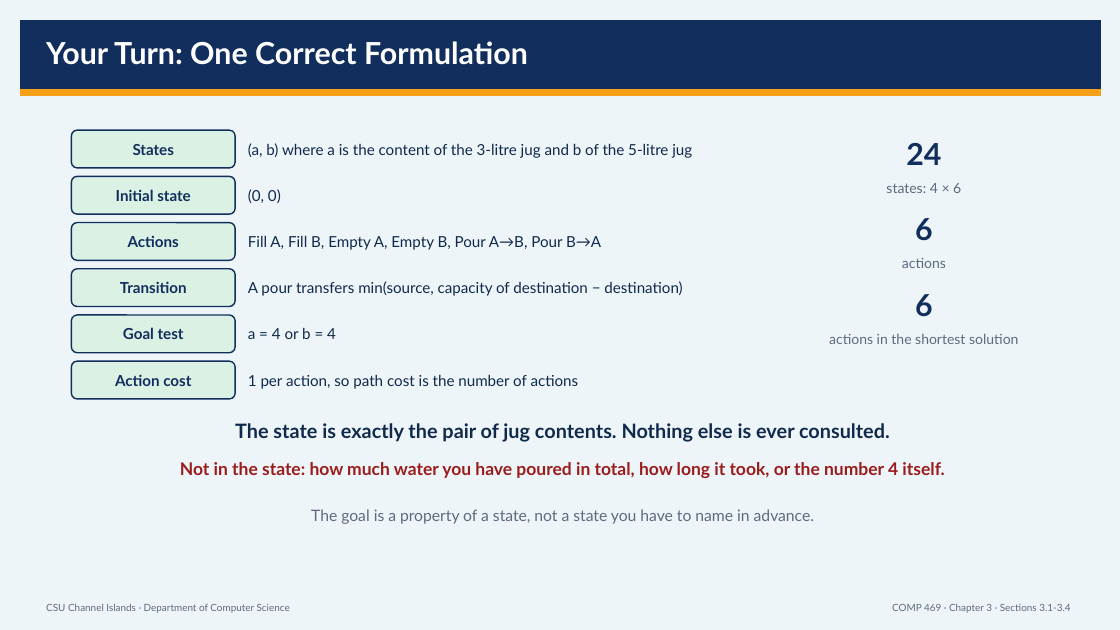
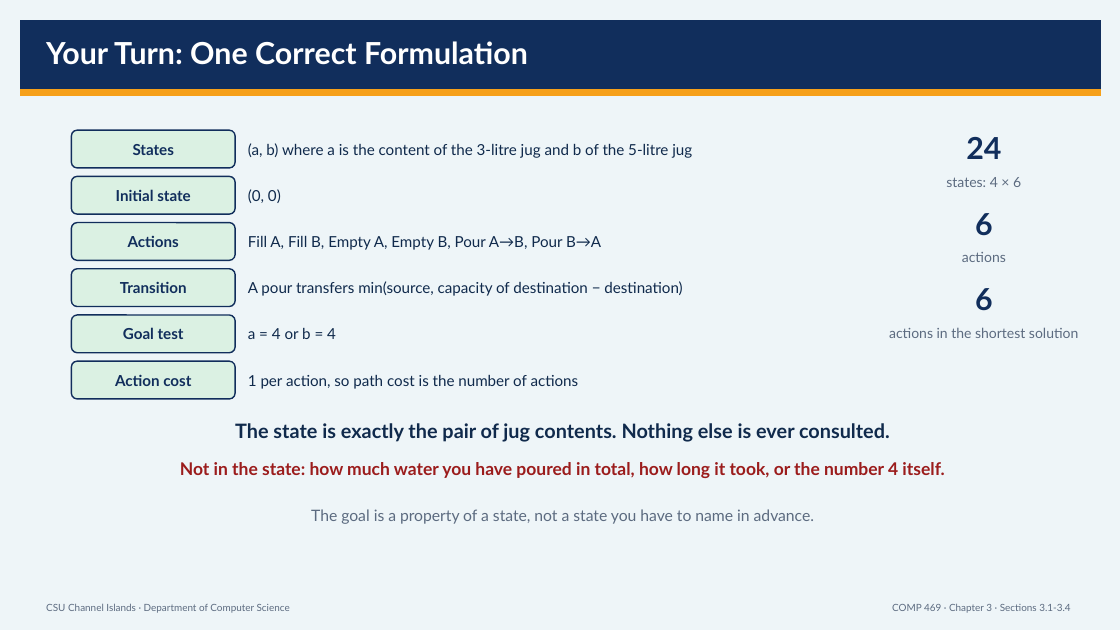
Before and after one commit to DrNatas/Comp_469, a slide deck: slide 21 of Fall 2026/L03 - Uniformed Search - 3.1 to 3.4/COMP469_Chapter3_3_1_to_3_4_CSUCI_Expanded.pptx (slide 20 before the commit). Drawn at 1120x630 pixels with LibreOffice and Linux fonts; fonts in the diff are those of the drawing. Boxes give left, top, right and bottom in pixels: in the first picture for what was removed or moved away, otherwise in the second. Text is boxed around its words. In the diff, an @@ line names an element or a change of style, - is before the commit and + after.

Commit message:
Update Chapter 3 presentation files and remove obsolete state space search tree file

```diff
--- a/Fall 2026/L03 - Uniformed Search - 3.1 to 3.4/COMP469_Chapter3_3_1_to_3_4_CSUCI_Expanded.pptx
+++ b/Fall 2026/L03 - Uniformed Search - 3.1 to 3.4/COMP469_Chapter3_3_1_to_3_4_CSUCI_Expanded.pptx
@@ 6 texts: place and size @@
-6 texts at box(829, 143, 1018, 344)
+6 texts at box(889, 137, 1078, 338)
```
Also in this commit, not shown: 9 other slides changed, 3 slides added, 1 slide removed, 1 other file.
